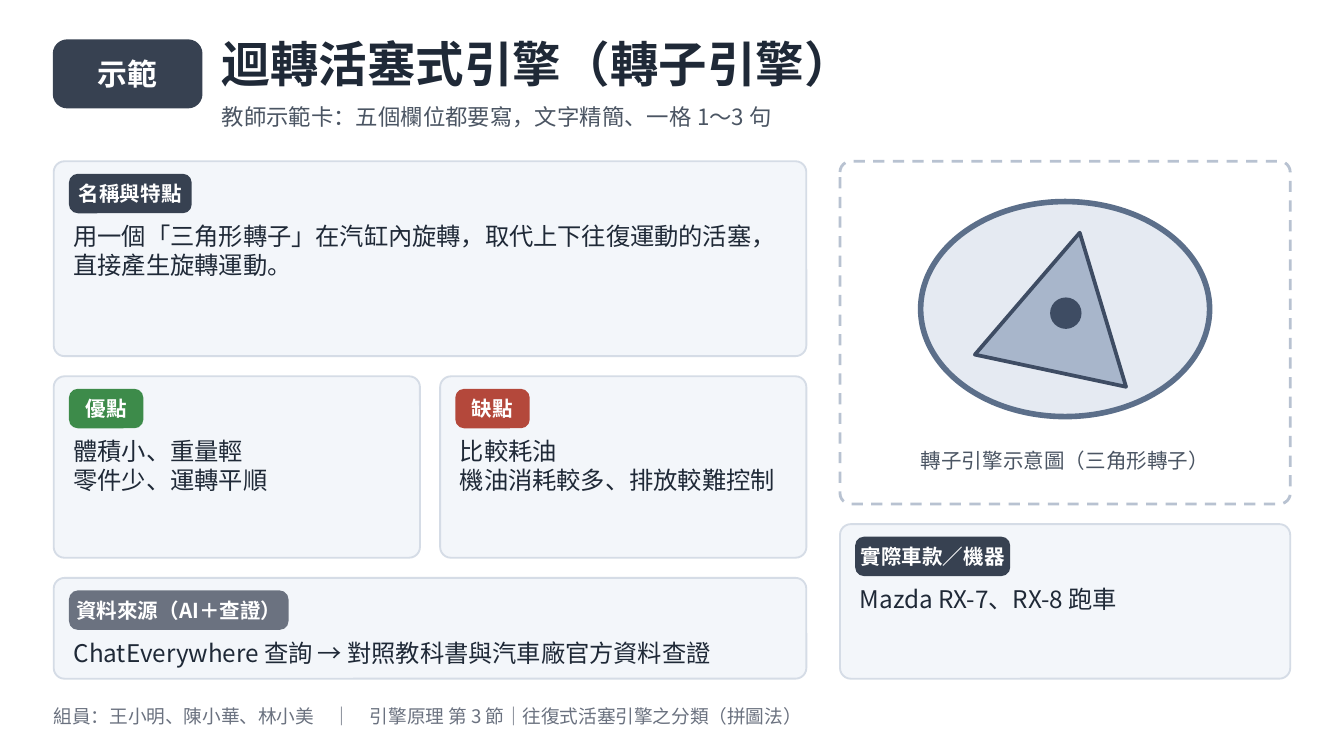
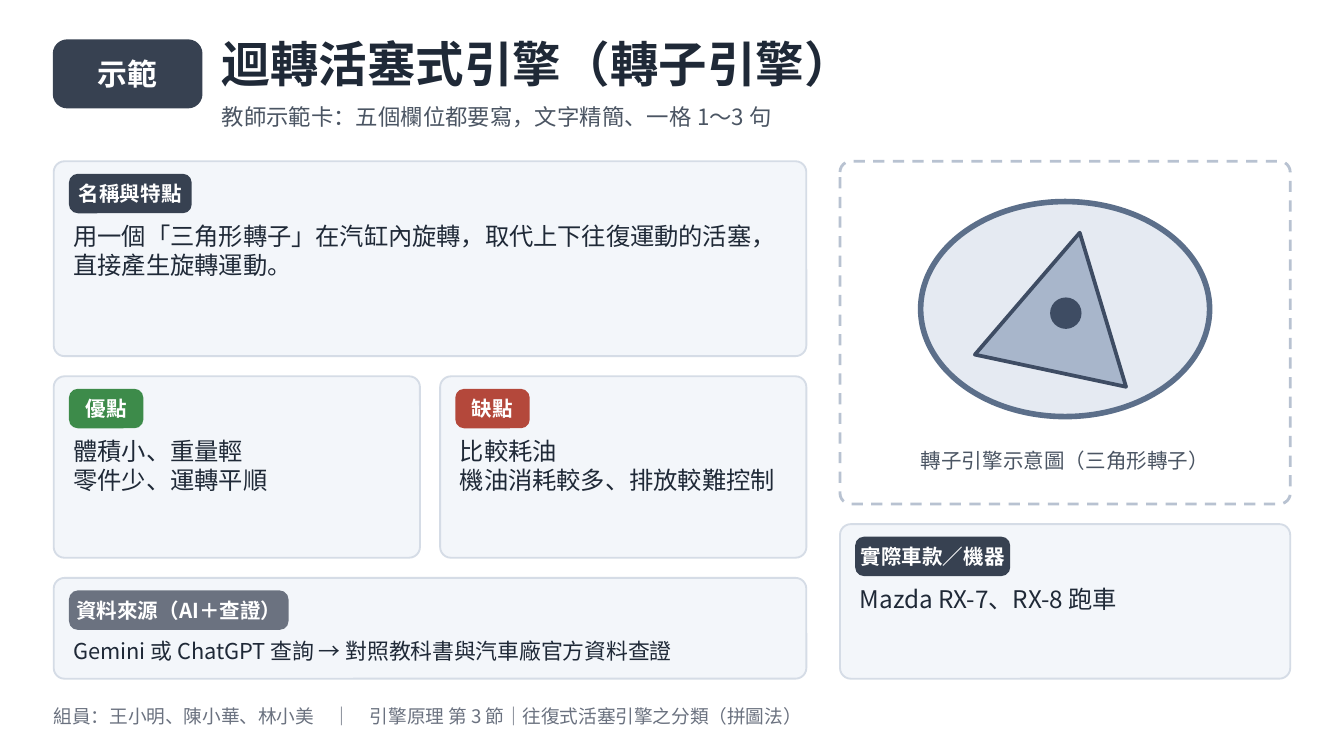
Before and after one commit to ntccar01/engine-principles, a slide deck: slide 1 of share/docs/jigsaw_c1l3_canva.pptx. Drawn at 1344x756 pixels with LibreOffice and Linux fonts; fonts in the diff are those of the drawing. Boxes give left, top, right and bottom in pixels: in the first picture for what was removed or moved away, otherwise in the second. Text is boxed around its words. In the diff, an @@ line names an element or a change of style, - is before the commit and + after.

```diff
--- a/share/docs/jigsaw_c1l3_canva.pptx
+++ b/share/docs/jigsaw_c1l3_canva.pptx
@@ text at (74,640,672,661): text changed; size 13 to 11.7 pt @@
-ChatEverywhere 查詢 → 對照教科書與汽車廠官方資料查證
+Gemini 或 ChatGPT 查詢 → 對照教科書與汽車廠官方資料查證
```
Also in this commit, not shown: 12 other slides changed, 11 other files.
